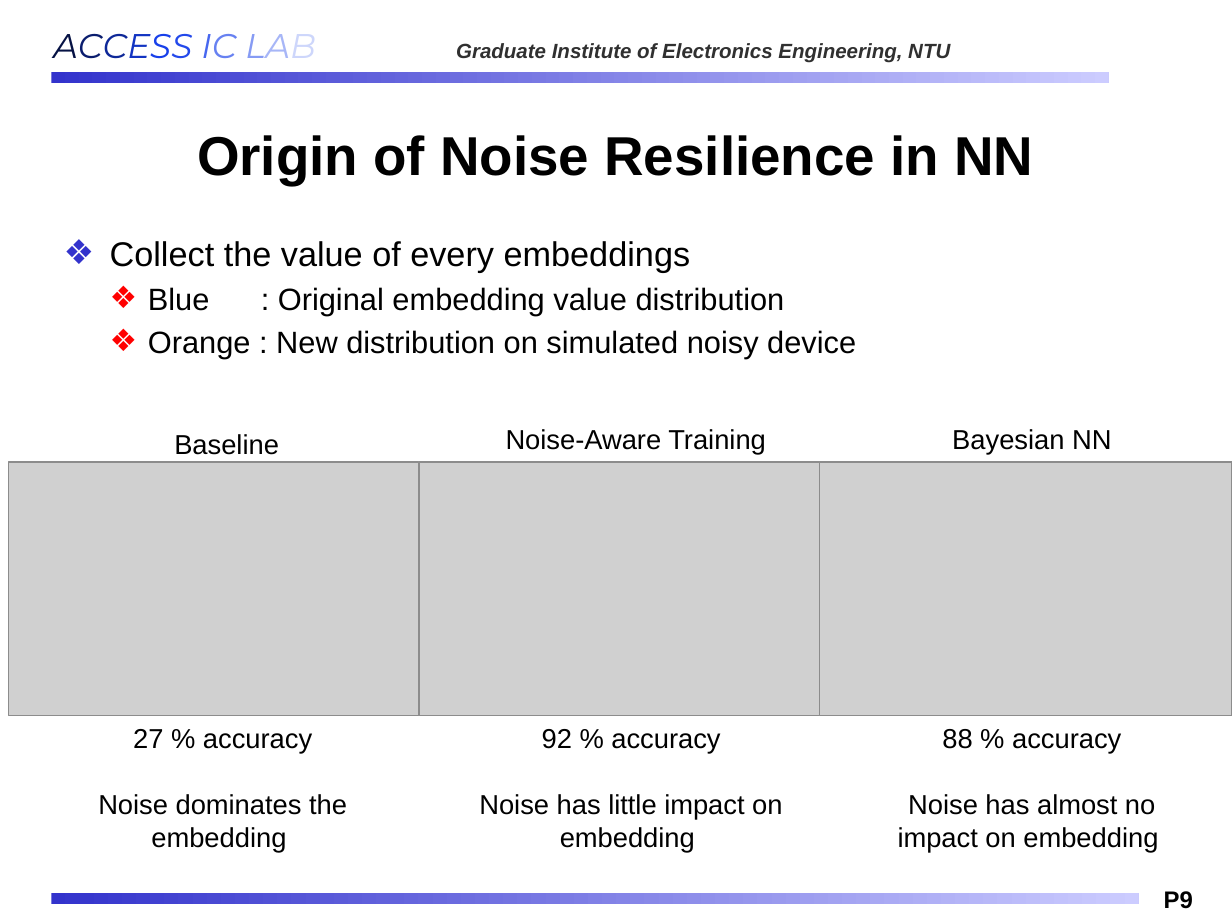
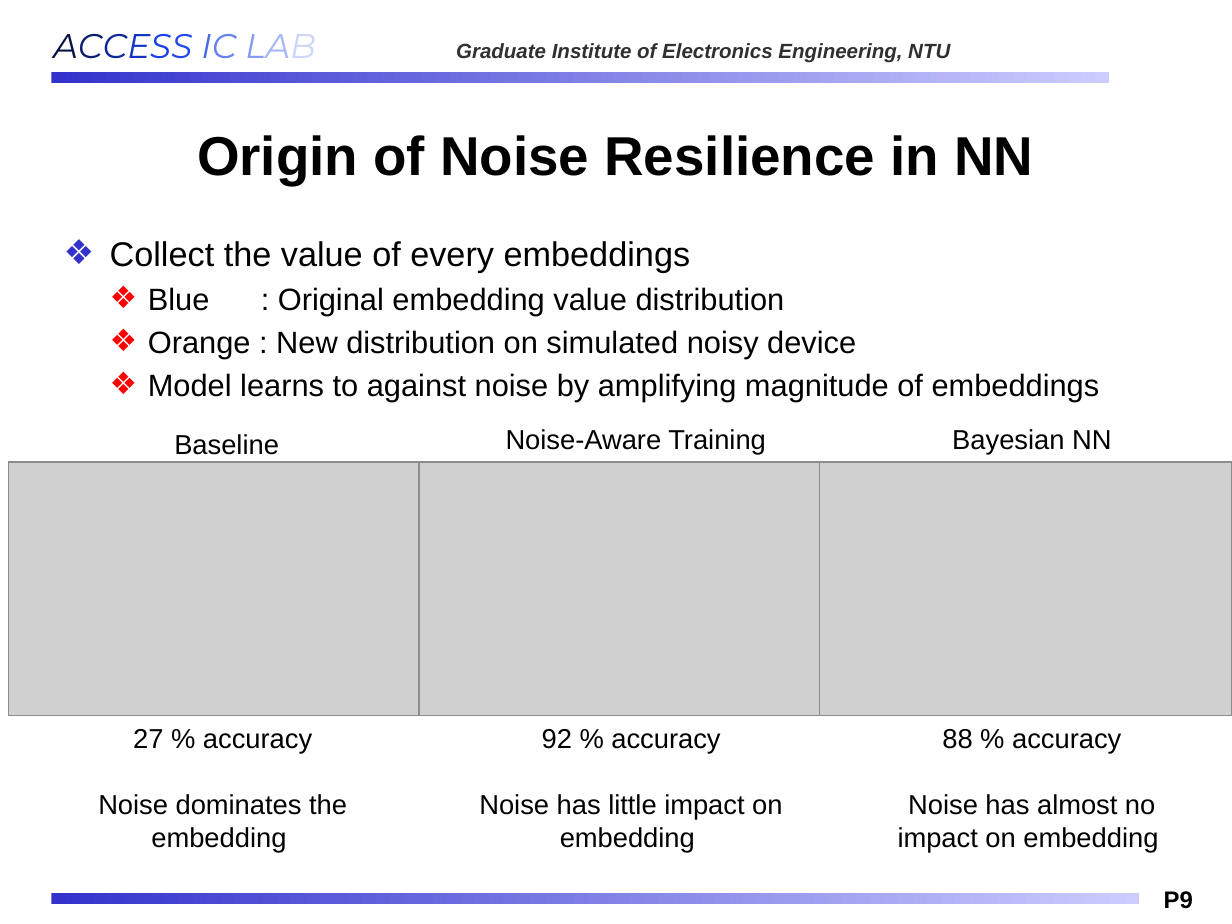
Before and after one commit to Oniontow/AndyWu_Project, a slide deck: slide 9 of b11901027_王仁軒.pptx. Drawn at 1232x924 pixels with LibreOffice and Linux fonts; fonts in the diff are those of the drawing; grey boxes stand for pictures; background and template pictures are left out. Boxes give left, top, right and bottom in pixels: in the first picture for what was removed or moved away, otherwise in the second. Text is boxed around its words. In the diff, an @@ line names an element or a change of style, - is before the commit and + after.

Commit message:
PPT

```diff
--- a/b11901027_王仁軒.pptx
+++ b/b11901027_王仁軒.pptx
@@ text at (x1=148, y1=373, x2=1100, y2=401): paragraph added @@
+  ❖ Model learns to against noise by amplifying magnitude of embeddings
```
Also in this commit, not shown: 2 slides added, 8 slides removed.
